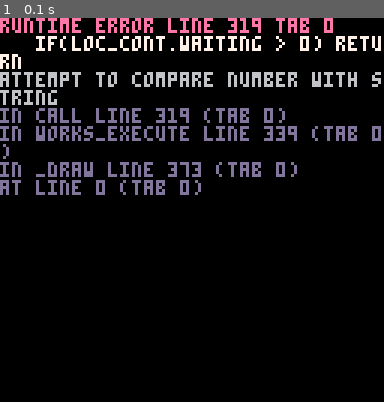
Above: before the commit, frame 1.
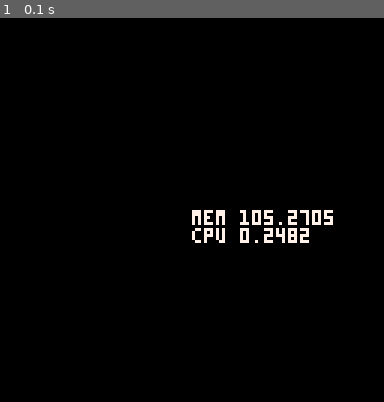
Above: after the commit, the same moment.

Repository: Werxzy/Work-Script
Game: PICO-8 cartridge example.p8
Two runs of this game, one before a commit and one after it. Both use one fixed random seed, a clock stepped at 60 frames per second and the inputs below.
Inputs:
- Up to frame 1 (0.1 s): no input

The runs differ from the first frame. In frame 1, 10% of the frame differs, in the area x 0-100%, y 0-59%.
Error before the commit: runtime error line 319 tab 0; if(loc_cont.waiting > 0) return; attempt to compare number with string

Commit message:
Fixed bug with getting variable name based on type in preprocessor. Renamed variables. Inverted function table at the end of preprocessing.

Diff:
--- a/example.p8
+++ b/example.p8
@@ -28,6 +28,7 @@
 for k,v in pairs(func) do
 	works_preprocess(k, v)
 end
+works_finish_preprocess()
 
 works_compile()
 for i = 1,100 do
--- a/works_compile.lua
+++ b/works_compile.lua
@@ -82,7 +82,7 @@
 -- slightly better performance
 function prep_call(inst)
 	local inst, par, ret = unpack(inst)
-	local inst, ret_none, ret_one, par_count, param = works_functions_list[inst], #ret == 0, #ret == 1 and ret[1], #par, {}
+	local inst, ret_none, ret_one, par_count, param = works_functions_nameid[inst], #ret == 0, #ret == 1 and ret[1], #par, {}
 
 	if par_count == 0 then -- no parameter
 		if ret_none then -- no return
@@ -150,7 +150,7 @@
 -- returns a function that calls a function with given parameters and set variables with given returned values.
 function prep_call(inst)
 	local param, inst, par, ret = {}, unpack(inst)
-	inst = works_functions_list[inst]
+	inst = works_functions_nameid[inst]
 
 	return function()
 		for i, p in next, par do
@@ -168,10 +168,10 @@
 function works_compile()
 	-- creates table of functions based on what is used in the compile functions
 	local new_list = {}
-	for k,v in pairs(works_functions_list) do
-		new_list[v] = works_func[k] and custom_function(k) or _ENV[k]
+	for k,v in ipairs(works_functions_nameid) do
+		new_list[k] = works_func[v] and custom_function(v) or _ENV[v]
 	end
-	works_functions_list = new_list
+	works_functions_nameid = new_list
 
 	-- turn the function data into callable functions
 	for n, tab in next, works_func do
--- a/works_preprocess.lua
+++ b/works_preprocess.lua
@@ -1,6 +1,6 @@
 
 -- a key-value table instead of indexed as it will be faster to find function names
-works_func, works_functions_list, works_functions_count = {}, {}, 0
+works_func, works_functions_nameid, works_functions_count = {}, {}, 0
 
 -- takes a string of Work Script into tables to be compiled
 -- this is a separate step as it can be used to serialize code
@@ -12,6 +12,7 @@
 	-- process each line
 	for i, l in ipairs(lines) do
 
+		-- ignore text after comments and get text before labels
 		l = split(split(l, "/", false)[1], ":", false)
 
 		-- compile labels
@@ -32,12 +33,12 @@
 
 	for inst in all(instructions) do
 
-		local id, i, param, ret = works_functions_list[inst[1]], 1, {}, {}
+		local id, i, param, ret = works_functions_nameid[inst[1]], 1, {}, {}
 		if id then
 			inst[1] = id
 		else
 			works_functions_count += 1
-			works_functions_list[inst[1]], inst[1] = works_functions_count, works_functions_count
+			works_functions_nameid[inst[1]], inst[1] = works_functions_count, works_functions_count
 		end
 
 		while i < #inst do
@@ -67,7 +68,7 @@
 	end
 
 	ty = ty == "@" and 2 or ty == "_" and 3 or ty == "." and 4 or 1
-	if ty == 1 then
+	if ty ~= 1 then
 		p = sub(p, 2)
 	end
 	return {tonum(p) or p, ty}
@@ -88,3 +89,12 @@
 function remove_empty(tab)
 	while del(tab, "") do end
 end
+
+-- turns the key table into an indexed table
+function works_finish_preprocess()
+	local new_list = {}
+	for k,v in pairs(works_functions_nameid) do
+		new_list[v] = k
+	end
+	works_functions_nameid = new_list
+end
